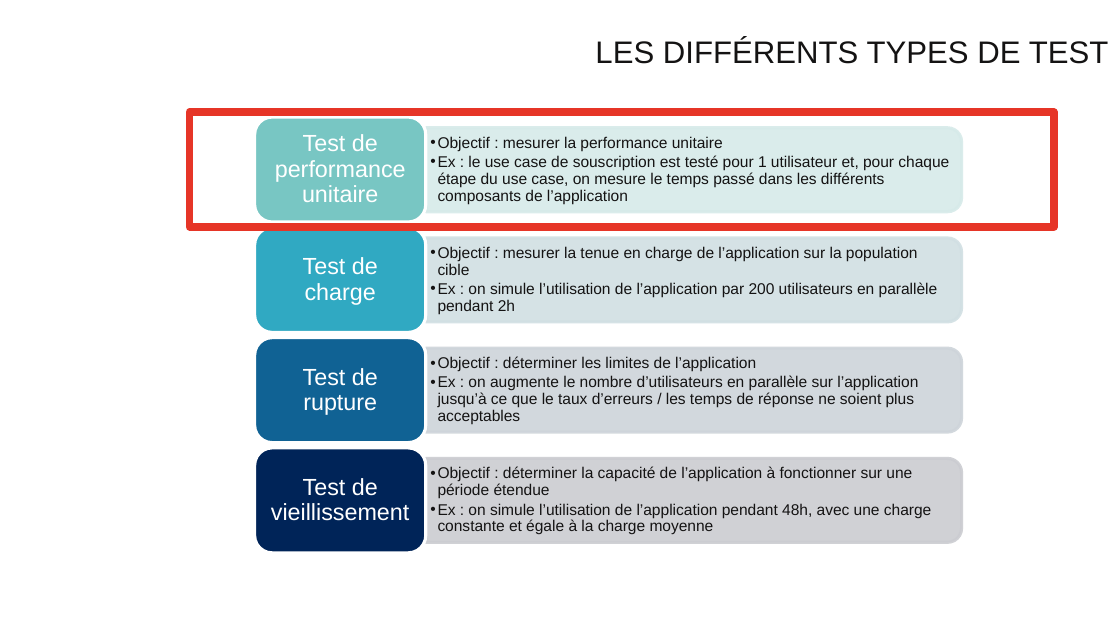
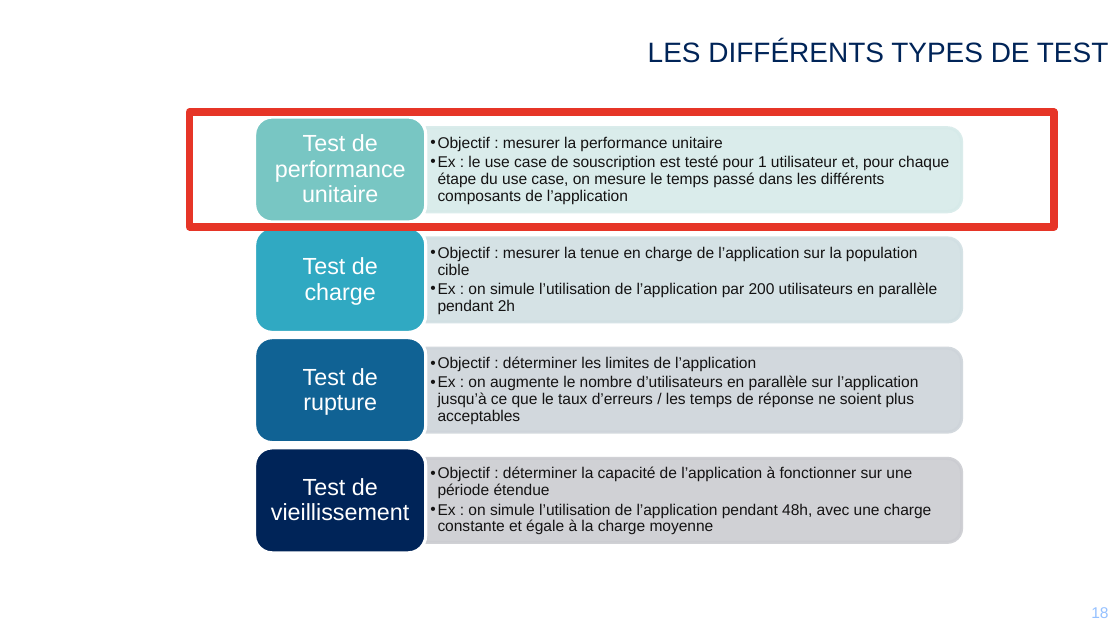
Before and after one commit to mikrob/perfuniversity, a slide deck: slide 18 of PerfUniversity.pptx (slide 14 before the commit). Drawn at 1120x630 pixels with LibreOffice and Linux fonts; fonts in the diff are those of the drawing. Boxes give left, top, right and bottom in pixels: in the first picture for what was removed or moved away, otherwise in the second. Text is boxed around its words. In the diff, an @@ line names an element or a change of style, - is before the commit and + after.

```diff
--- a/PerfUniversity.pptx
+++ b/PerfUniversity.pptx
@@ title "LES DIFFÉRENTS TYPES DE TEST" at bbox=[648, 40, 1108, 63]: size 20 to 18 pt, text colour #141313 to #002458 @@
@@ page number added at bbox=[1082, 607, 1099, 618], 10 pt, text #96C1FF @@
+18
@@ page number added at bbox=[1091, 607, 1108, 618], 10 pt, text #FFFFFF @@
+18
```
Also in this commit, not shown: 39 other slides changed, 5 slides added, 1 slide removed, 5 other files.
